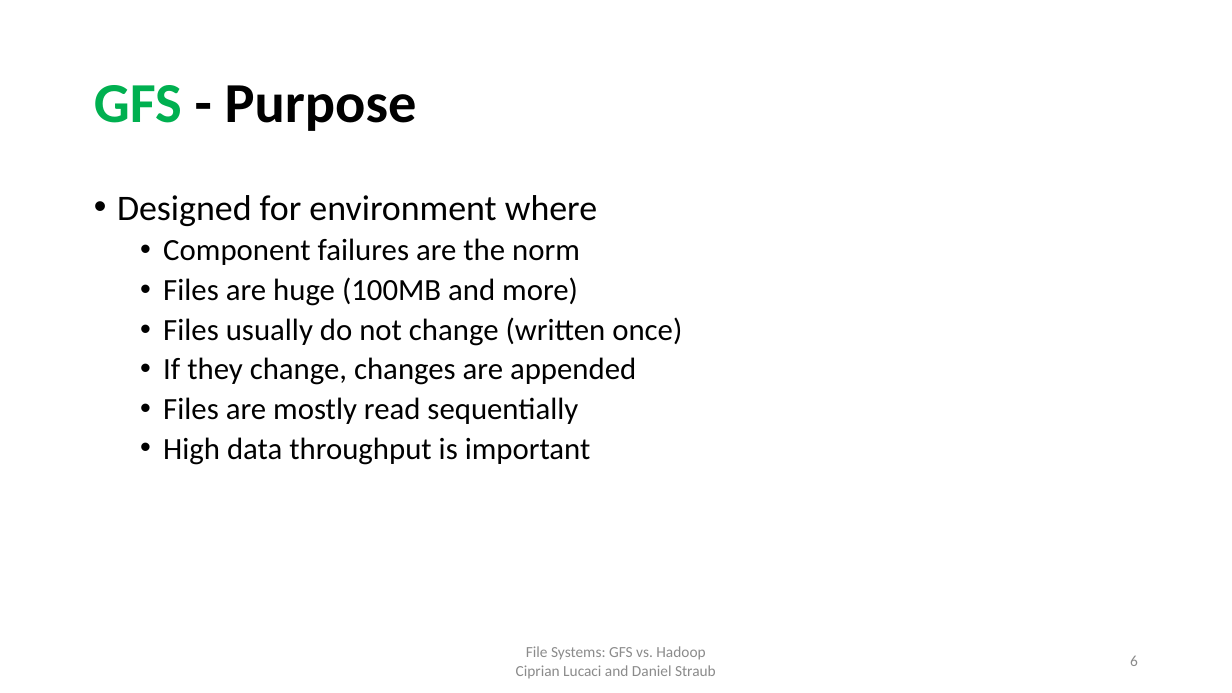
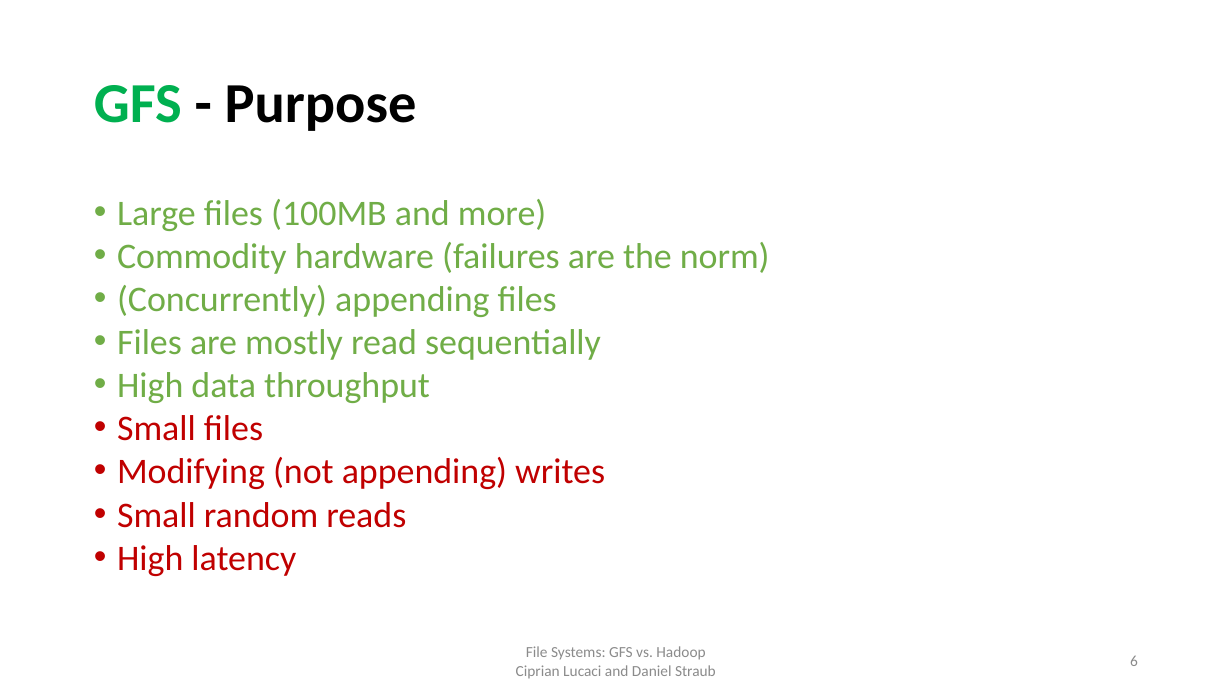
Before and after one commit to cipri7329/ss15-seminar, a slide deck: slide 6 of Presentation/DistributedFileSystems_Daniel.pptx. Drawn at 1232x693 pixels with LibreOffice and Linux fonts; fonts in the diff are those of the drawing; background and template pictures are left out. Boxes give left, top, right and bottom in pixels: in the first picture for what was removed or moved away, otherwise in the second. Text is boxed around its words. In the diff, an @@ line names an element or a change of style, - is before the commit and + after.

```diff
--- a/Presentation/DistributedFileSystems_Daniel.pptx
+++ b/Presentation/DistributedFileSystems_Daniel.pptx
@@ text at bbox=[117, 199, 770, 317]: text changed; size 24 to 28 pt; text colour #000000 to #70AD47 @@
-• Designed for environment where
-  • Component failures are the norm
-  • Files are huge (100MB and more)
-  • Files usually do not change (written once)
-  • If they change, changes are appended
+• Large files (100MB and more)
+• Commodity hardware (failures are the norm)
+• (Concurrently) appending files
@@ text at bbox=[117, 329, 601, 360]: size 24 to 28 pt, text colour #000000 to #70AD47 in "Files are mostly read sequentially"; list level 2 to 1 in "Files are mostly read sequentially"; line spacing 0.9 to 1 @@
@@ text at bbox=[117, 372, 605, 576]: text changed; size 24 to 28 pt; text colour #000000 to #C00000 @@
-  • High data throughput is important
+• High data throughput
+• Small files
+• Modifying (not appending) writes
+• Small random reads
+• High latency
```
Also in this commit, not shown: 2 other slides changed, 2 other files.
